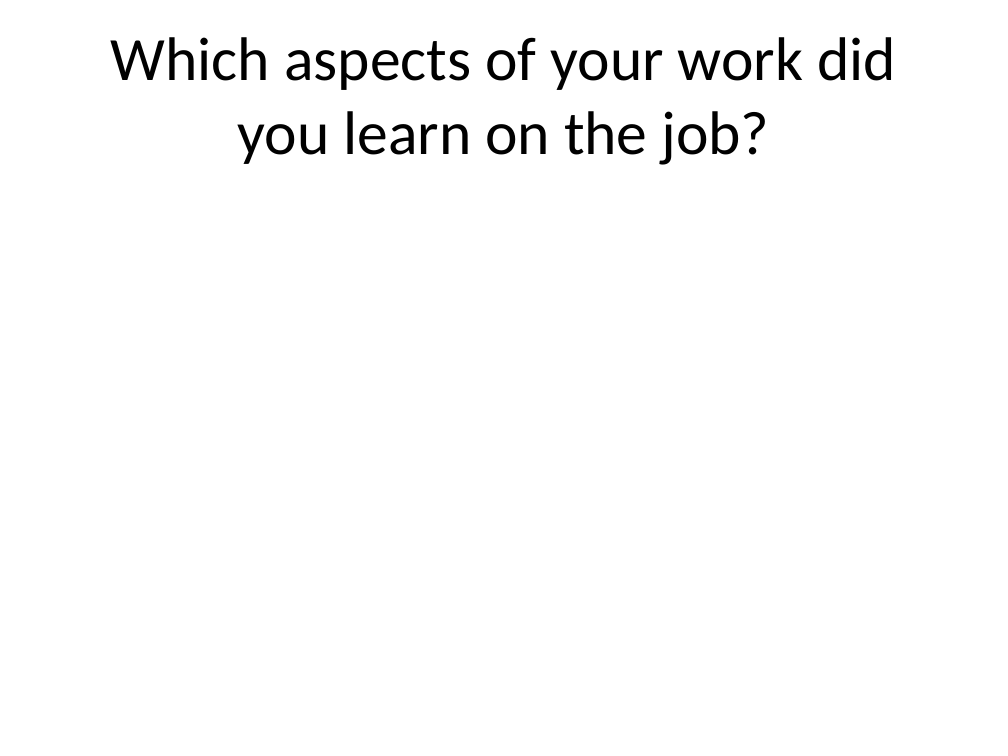
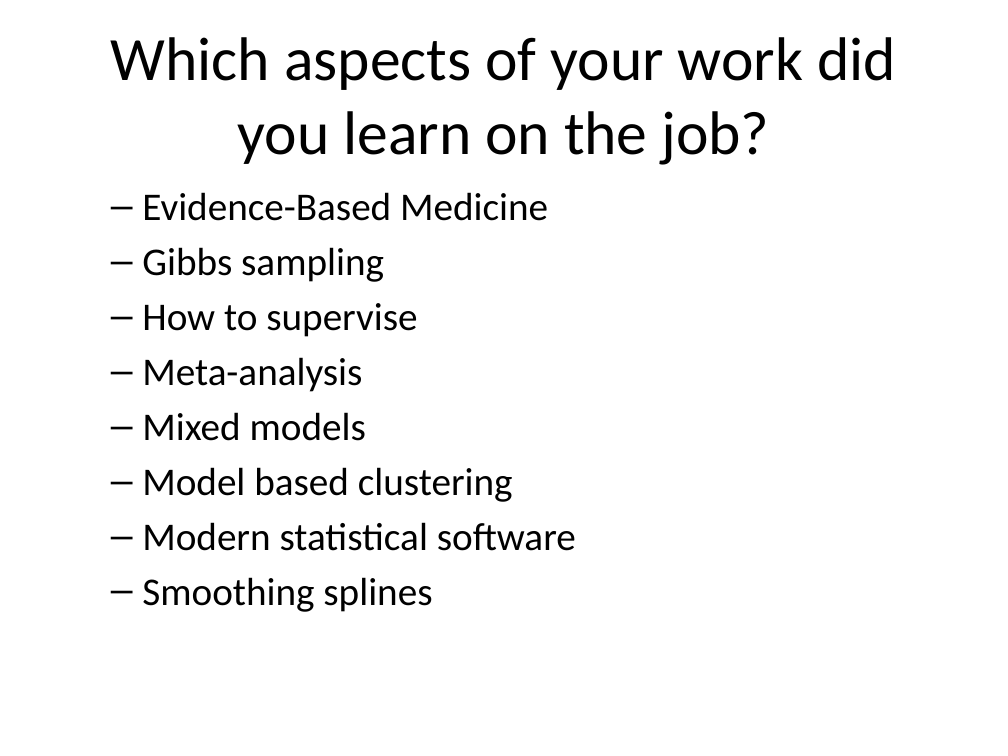
Before and after one commit to pmean/papers-and-presentations, a slide deck: slide 14 of consulting-careers/introduction.pptx. Drawn at 1008x756 pixels with LibreOffice and Linux fonts; fonts in the diff are those of the drawing. Boxes give left, top, right and bottom in pixels: in the first picture for what was removed or moved away, otherwise in the second. Text is boxed around its words. In the diff, an @@ line names an element or a change of style, - is before the commit and + after.

```diff
--- a/consulting-careers/introduction.pptx
+++ b/consulting-careers/introduction.pptx
@@ text added at box(142, 192, 576, 612), 28 pt, text #000000 @@
+  – Evidence-Based Medicine
+  – Gibbs sampling
+  – How to supervise
+  – Meta-analysis
+  – Mixed models
+  – Model based clustering
+  – Modern statistical software
+  – Smoothing splines
```
Also in this commit, not shown: 3 other slides changed, 1 other file.
